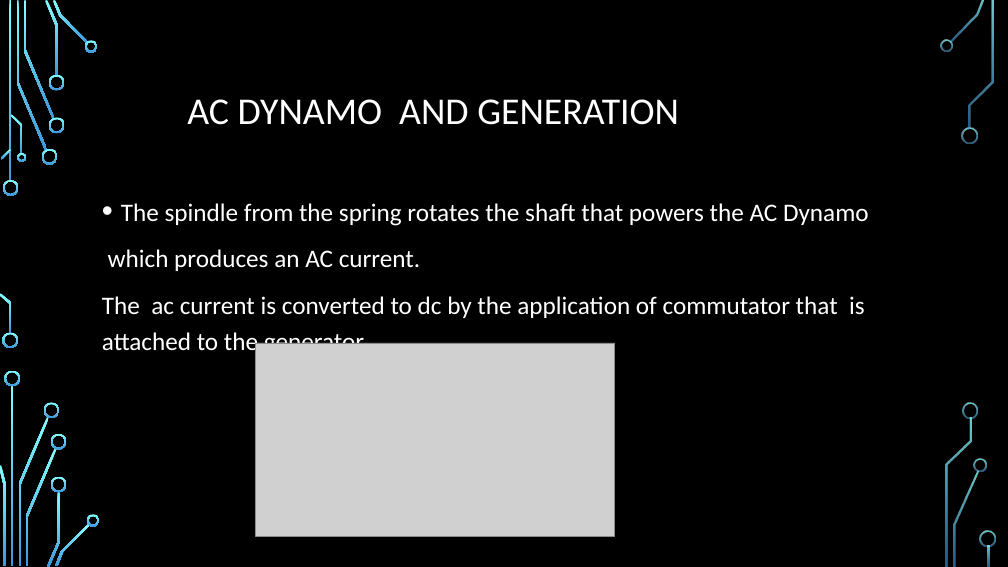
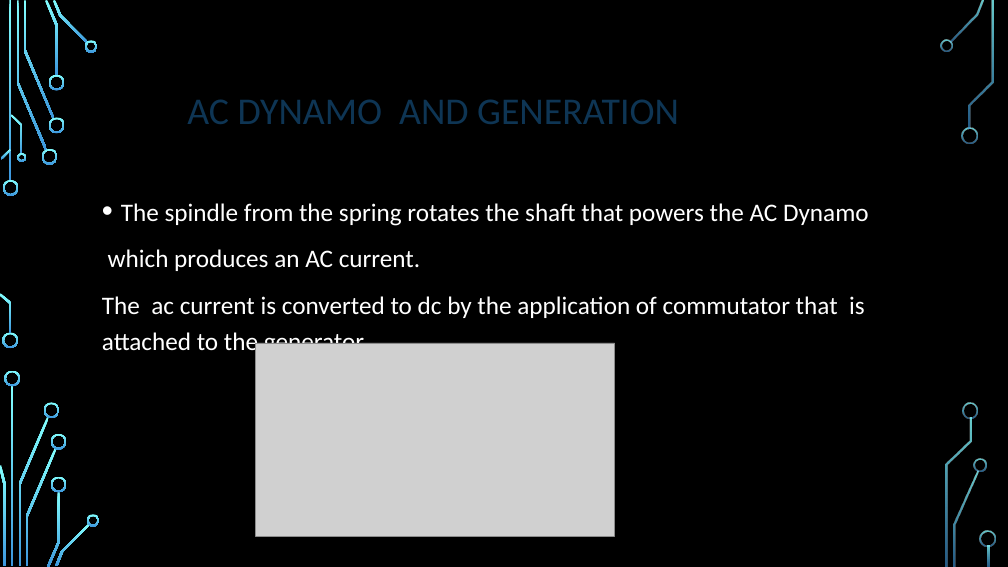
Before and after one commit to Abbashozefa/MINI-PROJECT-SEM1, a slide deck: slide 13 of mini project sem 1.pptx (slide 11 before the commit). Drawn at 1008x567 pixels with LibreOffice and Linux fonts; fonts in the diff are those of the drawing; grey boxes stand for pictures; background and template pictures are left out. Boxes give left, top, right and bottom in pixels: in the first picture for what was removed or moved away, otherwise in the second. Text is boxed around its words. In the diff, an @@ line names an element or a change of style, - is before the commit and + after.

```diff
--- a/mini project sem 1.pptx
+++ b/mini project sem 1.pptx
@@ title "AC DYNAMO AND GENERATION" at [187,99,679,124]: text colour #FFFFFF to #0E3554 @@
```
Also in this commit, not shown: 13 other slides changed, 6 slides added, 1 slide removed.
